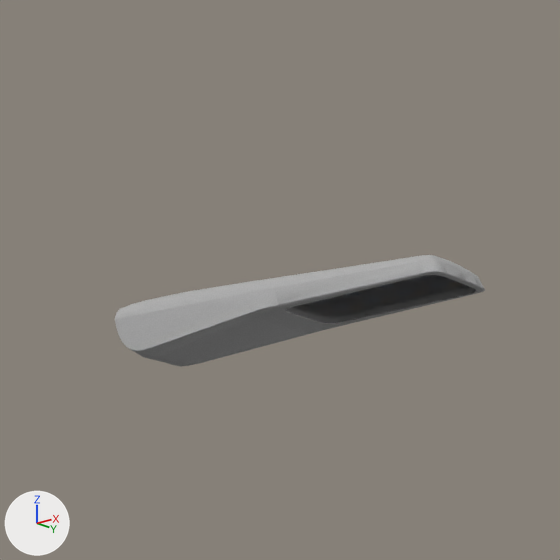
The Blender file Beleuchtung/Lampen/blender/Streetlight_11_Mini.blend as it was, and as the next commit left it.
Rendered twice from the file's camera 'Camera'. Every picture has the same lights, and +X, +Y and +Z are marked at lower left.

The first picture shows 'Siteco SL 11 mini', 'Siteco SL 11 mini Glas'.
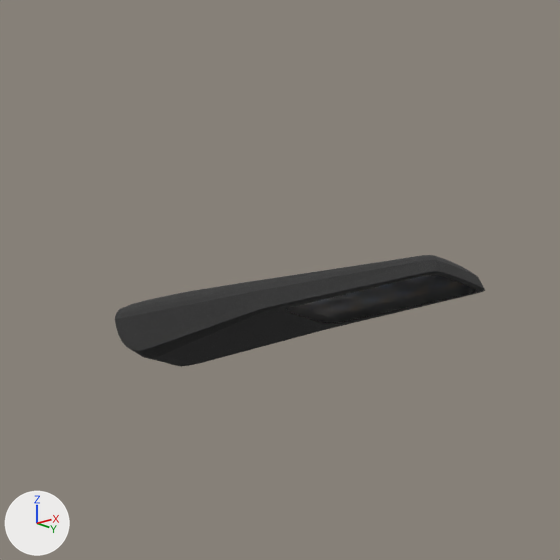
Location of each change, [x1, y1, x2, y2] in pixels of the pictures (560 x 560 px):
'Siteco SL 11 mini', surface changed (grey to black): [115, 255, 485, 367] in both

What the commit changed:
Picture 'Plastik_schwarz_1k.jpg' (img_plastik_schwarz_1k_jpg) is new.
Material 'Si05_Lack_Siteco.001' (mat_si05_lack_siteco_001) changes its picture from img_grau_körnung_jpg to img_plastik_schwarz_1k_jpg.
